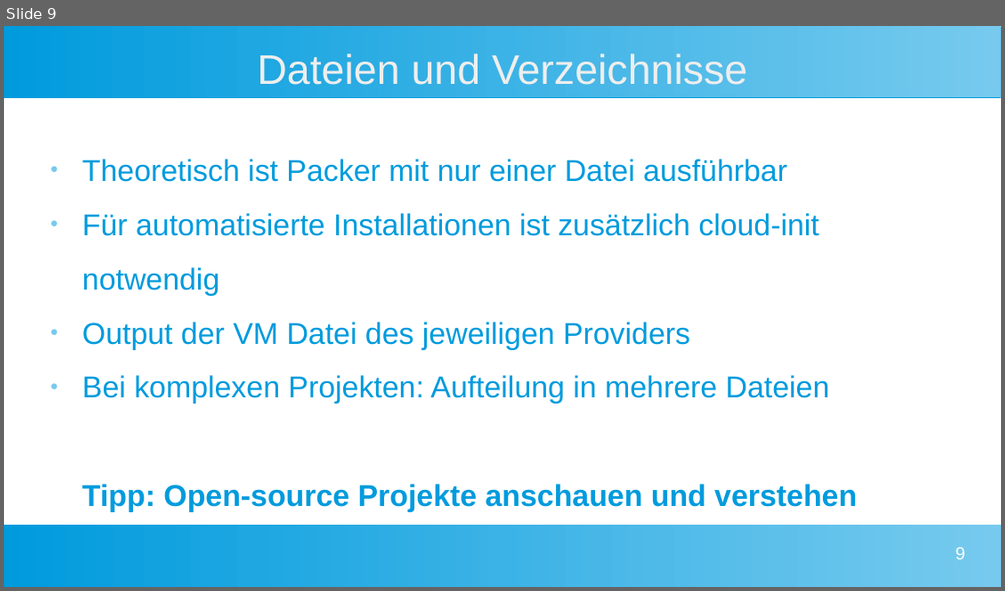
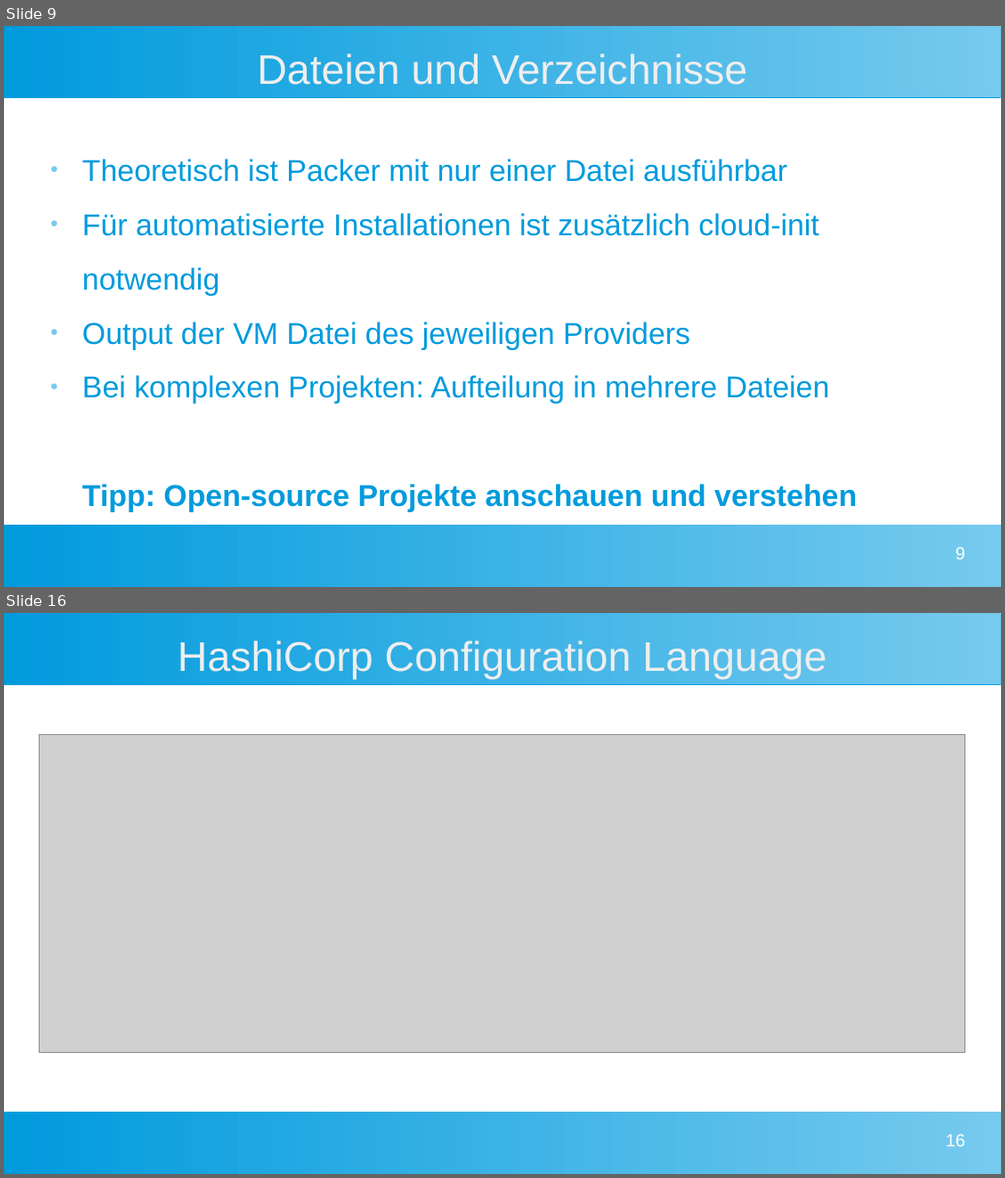
Before and after one commit to NemanjaTomic57/packer-workshop, a slide deck: presentation/day2.odp. Shown one above the other, each under a label of ours: slide 9 before the commit, slides 9 and 16 after it; the slides between them are not shown. The pictures are 1005x591 and 1005x1178 pixels, drawn with LibreOffice and Linux fonts; fonts in the diff are those of the drawing; grey boxes stand for pictures. Boxes give left, top, right and bottom in pixels: in the first picture for what was removed or moved away, otherwise in the second. Text is boxed around its words. In the diff, an @@ line names an element or a change of style, - is before the commit and + after.

```diff
--- a/presentation/day2.odp
+++ b/presentation/day2.odp
@@ slide 16 added at [4,613,1001,1174], background #FFFFFF; not listed: 2 template elements that a slide beside it also shows @@
@@ title added at [178,641,826,679], 33 pt, text #EEEEEE @@
+HashiCorp Configuration Language
@@ picture added at [40,735,965,1053] @@
@@ page number added at [946,1134,965,1146], 14 pt, text #FFFFFF @@
+16
```
Also in this commit, not shown: 3 slides changed, 4 other slides added, 2 other files.
